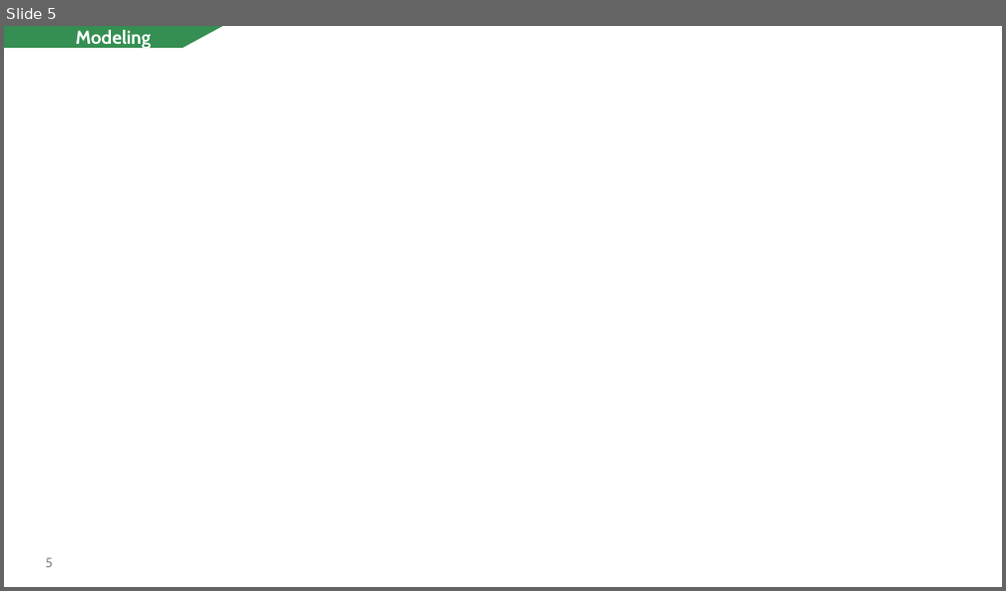
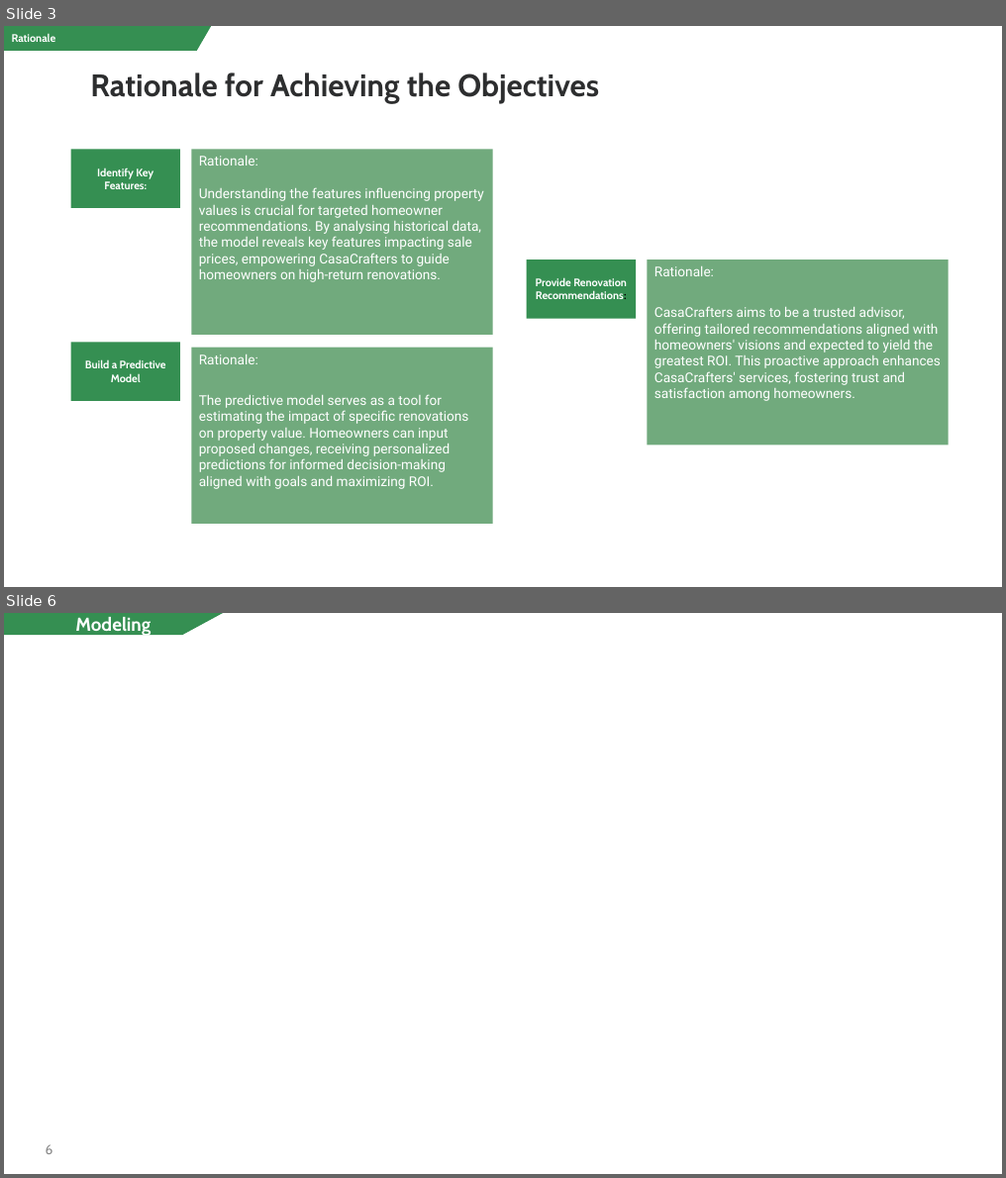
Before and after one commit to CarolineNjorog3/Transforming-homes-elevating-values, a slide deck: Non_Technical Presentation.pptx. Shown one above the other, each under a label of ours: slide 5 before the commit, slides 3 and 6 after it; the slides between them are not shown. The pictures are 1006x591 and 1006x1178 pixels, drawn with LibreOffice and Linux fonts; fonts in the diff are those of the drawing; background and template pictures are left out. Boxes give left, top, right and bottom in pixels: in the first picture for what was removed or moved away, otherwise in the second. Text is boxed around its words. In the diff, an @@ line names an element or a change of style, - is before the commit and + after.

```diff
--- a/Non_Technical Presentation.pptx
+++ b/Non_Technical Presentation.pptx
@@ slide 3 added at (4, 26, 1002, 587), background #FFFFFF at 24% opacity @@
@@ freeform shape added at (4, 26, 211, 51), fill #358F52, 10.5 pt, text #FFFFFF, bold @@
+Rationale
@@ title added at (90, 73, 599, 103), 30 pt, text #2D2E2F, bold @@
+Rationale for Achieving the Objectives
@@ rectangle added at (70, 150, 180, 209), fill #358F52, 10.5 pt, text #FFFFFF, bold @@
+Identify Key Features:
@@ rectangle added at (192, 150, 493, 335), fill #71AA7D, 13 pt, text #FFFFFF @@
+Rationale:
+Understanding the features influencing property values is crucial for targeted homeowner recommendations. By analysing historical data, the model reveals key features impacting sale prices, empowering CasaCrafters to guide homeowners on high-return renovations.
@@ rectangle added at (527, 260, 636, 319), fill #358F52, 10.5 pt, text #FFFFFF, bold @@
+Provide Renovation Recommendations:
@@ rectangle added at (648, 260, 948, 445), fill #71AA7D, 13 pt, text #FFFFFF @@
+Rationale:
+CasaCrafters aims to be a trusted advisor, offering tailored recommendations aligned with homeowners' visions and expected to yield the greatest ROI. This proactive approach enhances CasaCrafters' services, fostering trust and satisfaction among homeowners.
@@ rectangle added at (70, 343, 180, 402), fill #358F52, 10.5 pt, text #FFFFFF, bold @@
+Build a Predictive Model
@@ rectangle added at (192, 347, 493, 524), fill #71AA7D, 13 pt, text #FFFFFF @@
+Rationale:
+The predictive model serves as a tool for estimating the impact of specific renovations on property value. Homeowners can input proposed changes, receiving personalized predictions for informed decision-making aligned with goals and maximizing ROI.
@@ page number added at (948, 534, 972, 547), 10 pt, text #FFFFFF @@
+3
@@ what was slide 5 is now slide 6 @@
@@ page number at (46, 1145, 54, 1155): text changed @@
-5
+6
```
Also in this commit, not shown: 2 slides changed, 2 other slides added, 2 slides removed, 2 other files.
